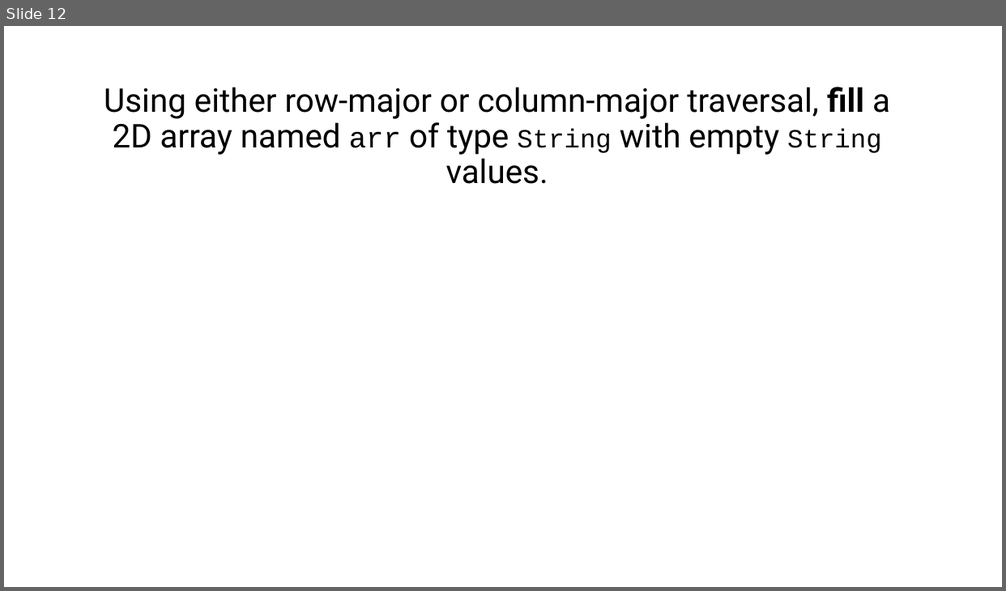
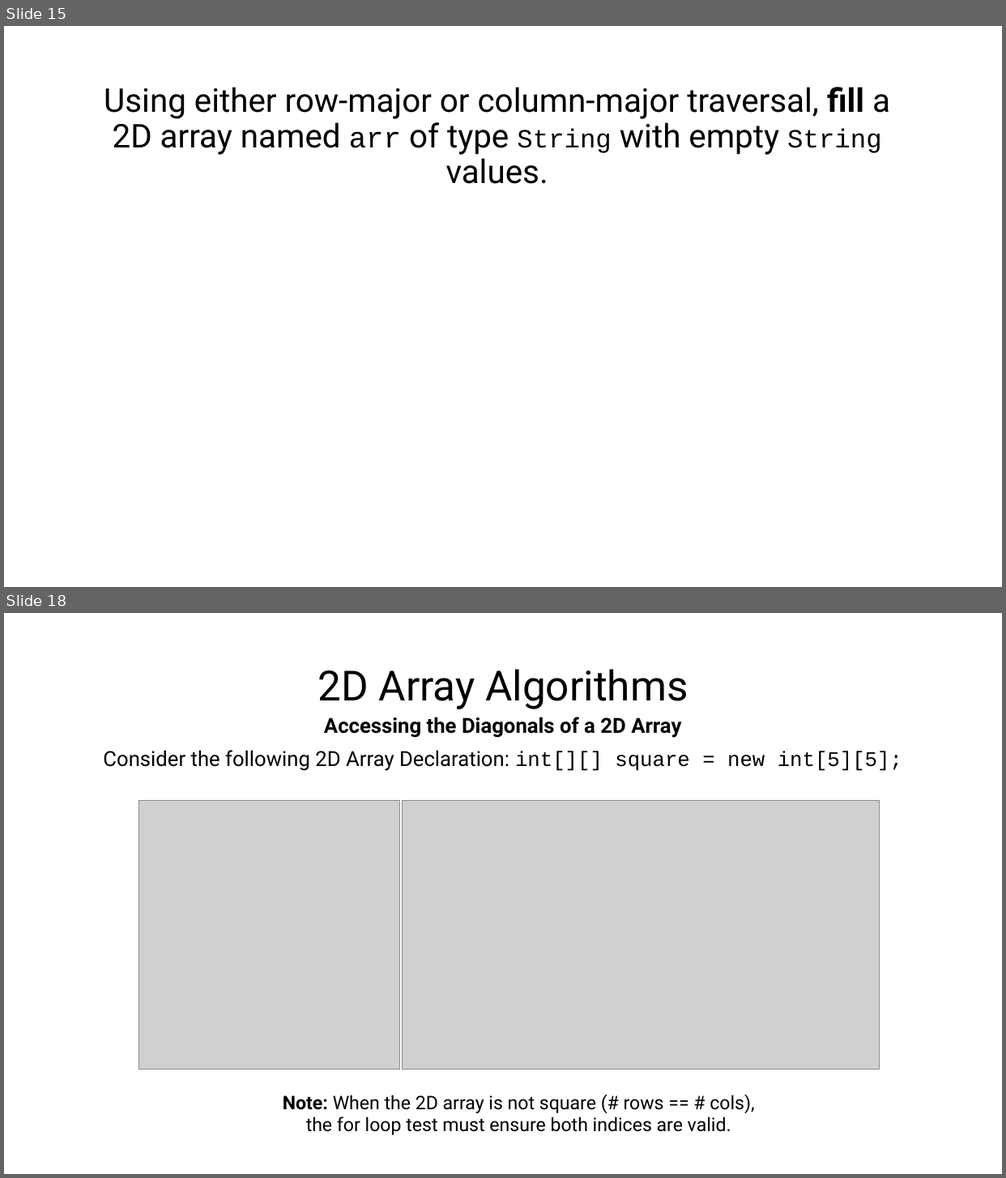
Before and after one commit to gabbley/APCSA-2024-2025, a slide deck: Unit 8/CSA Unit 8 Slides.pptx. Shown one above the other, each under a label of ours: slide 12 before the commit, slides 15 and 18 after it; the slides between them are not shown. The pictures are 1006x591 and 1006x1178 pixels, drawn with LibreOffice and Linux fonts; fonts in the diff are those of the drawing; grey boxes stand for pictures. Boxes give left, top, right and bottom in pixels: in the first picture for what was removed or moved away, otherwise in the second. Text is boxed around its words. In the diff, an @@ line names an element or a change of style, - is before the commit and + after.

```diff
--- a/Unit 8/CSA Unit 8 Slides.pptx
+++ b/Unit 8/CSA Unit 8 Slides.pptx
@@ slide 18 added at [4,613,1002,1174], background #FFFFFF @@
@@ title added at [317,669,688,709], 40 pt, text #000000 @@
+2D Array Algorithms
@@ text added at [103,717,902,771], 20 pt, text #000000 @@
+Accessing the Diagonals of a 2D Array
+Consider the following 2D Array Declaration: int[][] square = new int[5][5];
@@ picture added at [138,800,399,1069] @@
@@ picture added at [403,800,880,1069] @@
@@ text added at [283,1095,754,1135], 18 pt, text #000000 @@
+Note: When the 2D array is not square (# rows == # cols), the for loop test must ensure both indices are valid.
@@ what was slide 12 is now slide 15 @@
```
Also in this commit, not shown: 11 slides changed, 2 other slides added.
